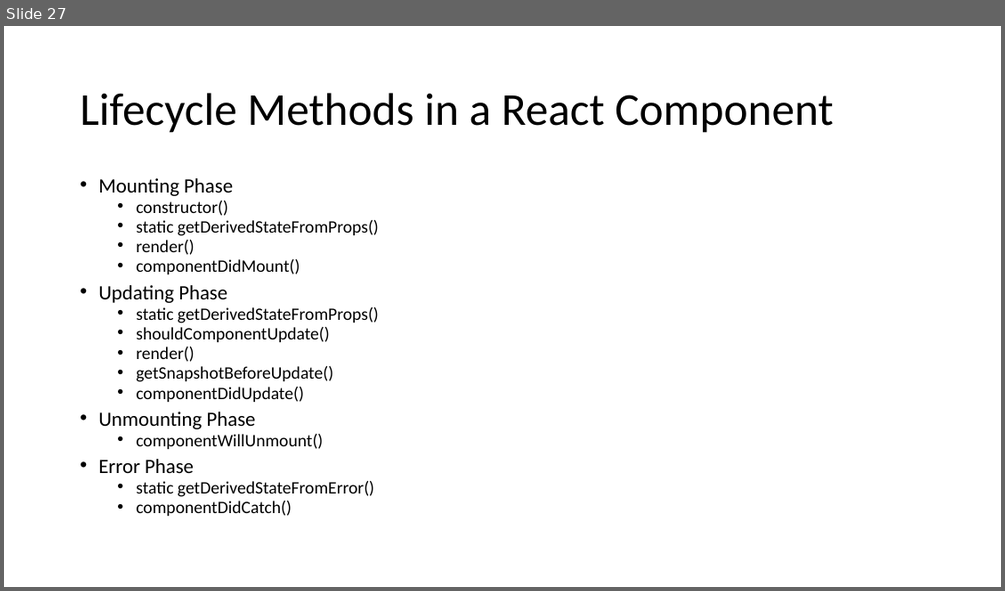
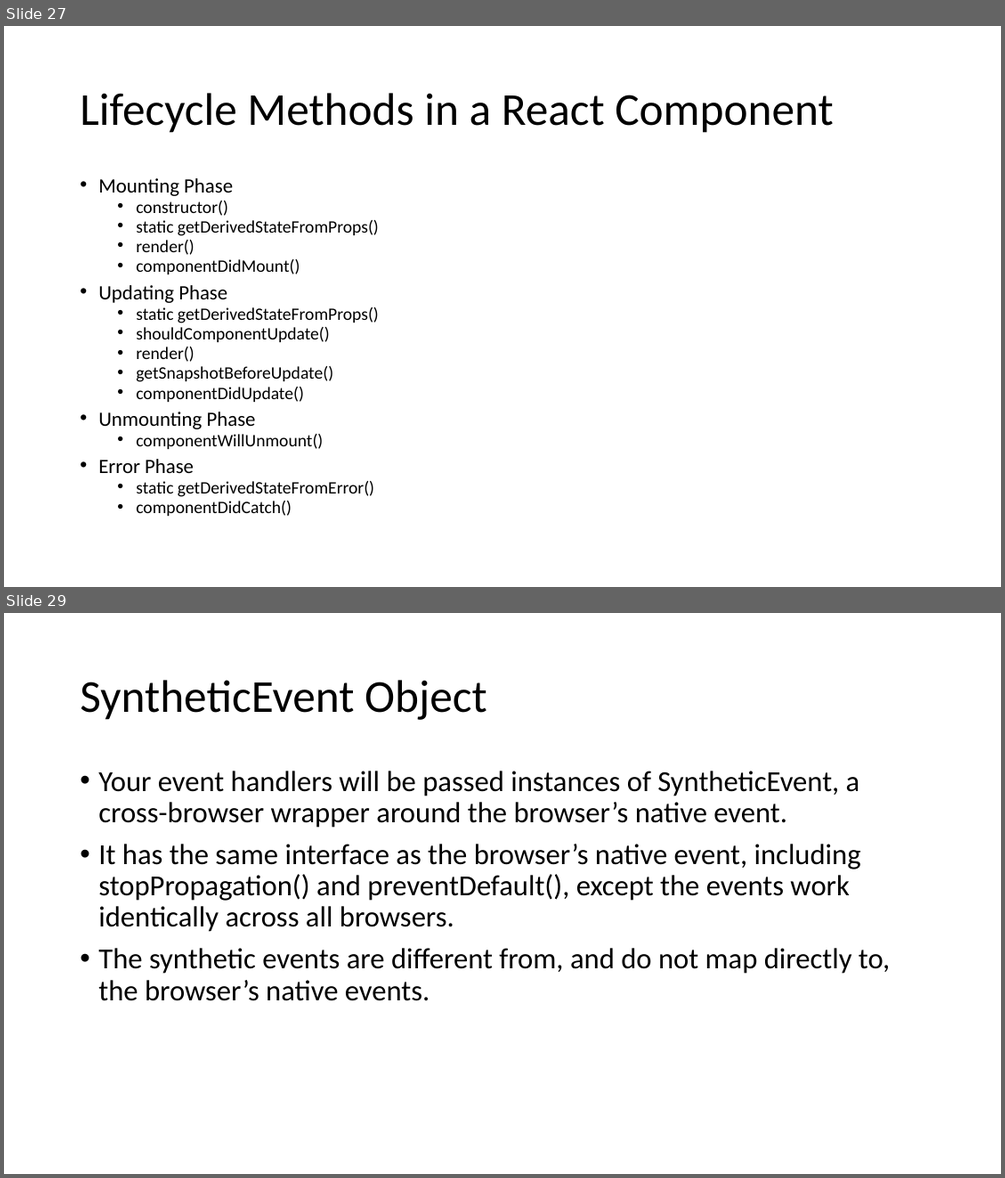
Before and after one commit to manishvbn/ReactJS_WE_Jun22, a slide deck: Notes/React.pptx. Shown one above the other, each under a label of ours: slide 27 before the commit, slides 27 and 29 after it; the slides between them are not shown. The pictures are 1005x591 and 1005x1178 pixels, drawn with LibreOffice and Linux fonts; fonts in the diff are those of the drawing. Boxes give left, top, right and bottom in pixels: in the first picture for what was removed or moved away, otherwise in the second. Text is boxed around its words. In the diff, an @@ line names an element or a change of style, - is before the commit and + after.

```diff
--- a/Notes/React.pptx
+++ b/Notes/React.pptx
@@ slide 29 added at [4,613,1001,1174], background #FFFFFF @@
@@ title added at [80,680,487,720], 44 pt, text #000000 @@
+SyntheticEvent Object
@@ text added at [98,771,890,1001], 28 pt, text #000000 @@
+• Your event handlers will be passed instances of SyntheticEvent, a cross-browser wrapper around the browser’s native event.
+• It has the same interface as the browser’s native event, including stopPropagation() and preventDefault(), except the events work identically across all browsers.
+• The synthetic events are different from, and do not map directly to, the browser’s native events.
```
Also in this commit, not shown: 15 other slides added.
